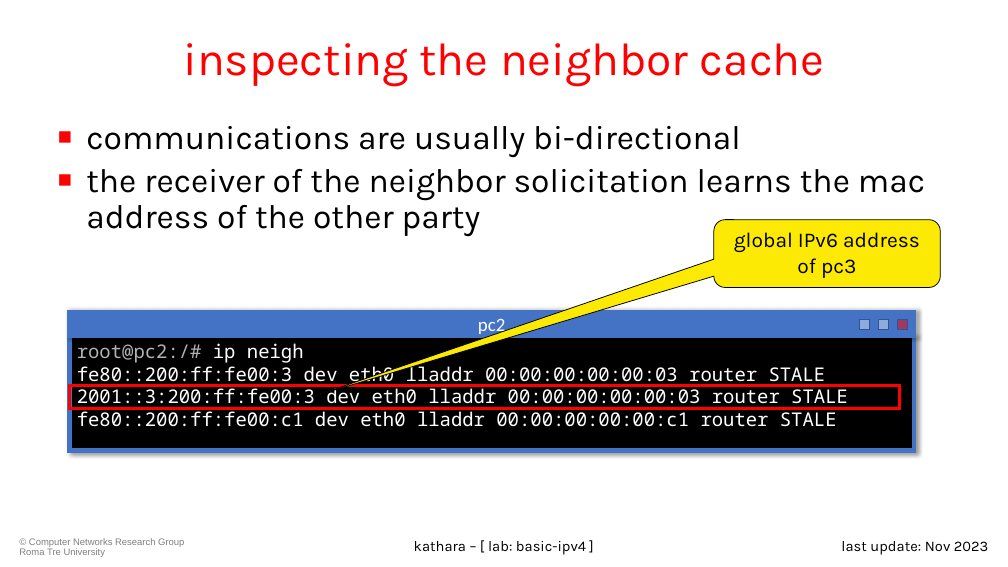
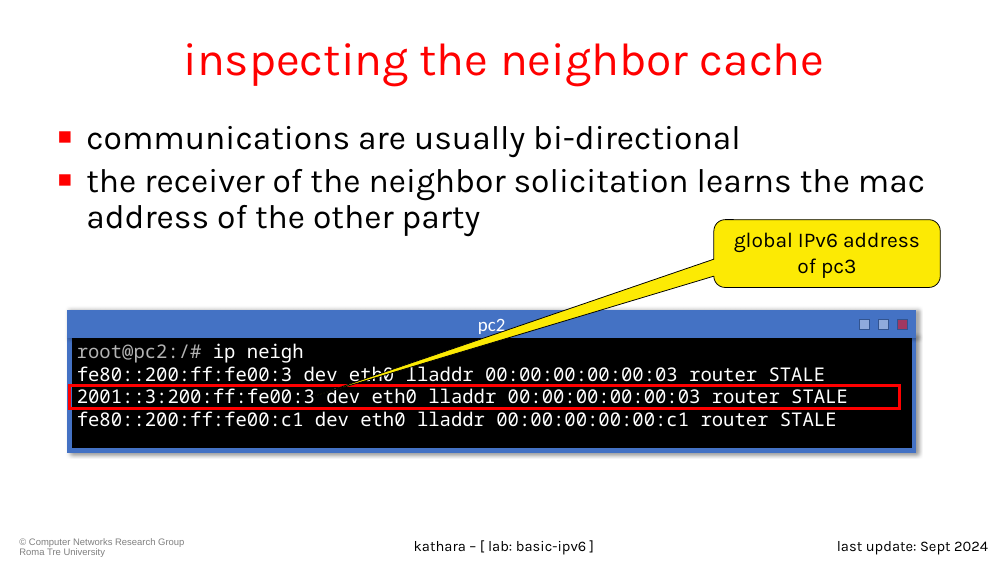
Before and after one commit to KatharaFramework/Kathara-Labs, a slide deck: slide 40 of main-labs/basic-topics/basic-ipv6/0135-kathara-lab_basic-ipv6.pptx (slide 39 before the commit). Drawn at 1008x567 pixels with LibreOffice and Linux fonts; fonts in the diff are those of the drawing; background and template pictures are left out. Boxes give left, top, right and bottom in pixels: in the first picture for what was removed or moved away, otherwise in the second. Text is boxed around its words. In the diff, an @@ line names an element or a change of style, - is before the commit and + after.

Commit message:
Update slides and pdf files

```diff
--- a/main-labs/basic-topics/basic-ipv6/0135-kathara-lab_basic-ipv6.pptx
+++ b/main-labs/basic-topics/basic-ipv6/0135-kathara-lab_basic-ipv6.pptx
@@ text at (414, 541, 586, 555): text changed @@
-kathara – [ lab: basic-ipv4 ]
+kathara – [ lab: basic-ipv6 ]
@@ text at (837, 541, 988, 555): text changed @@
-last update: Nov 2023
+last update: Sept 2024
```
Also in this commit, not shown: 49 other slides changed, 1 slide added, 5 other files.
